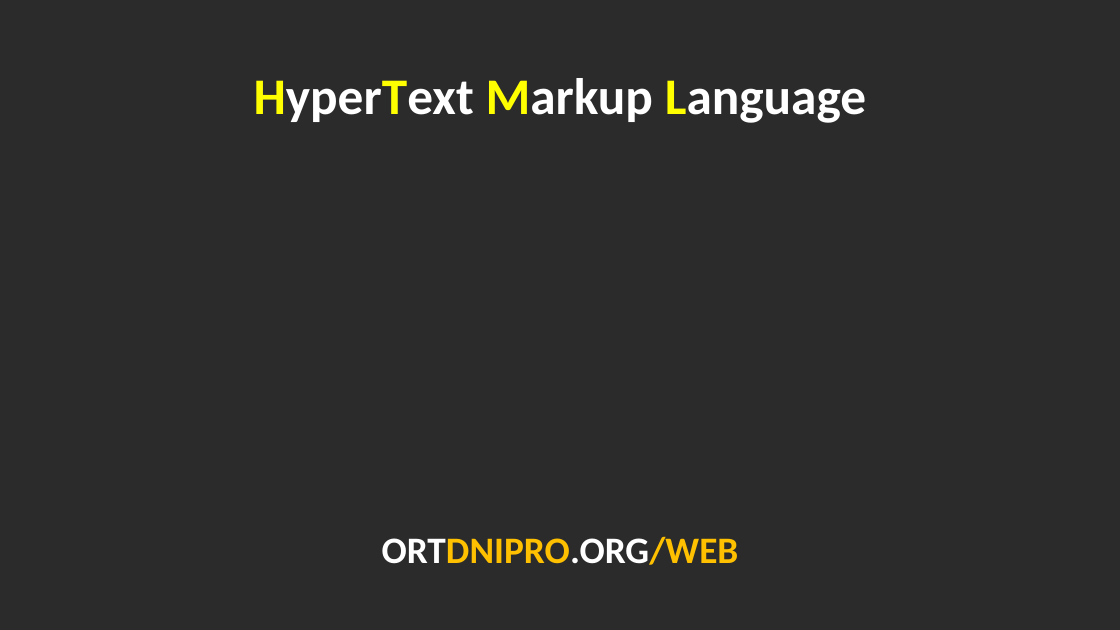
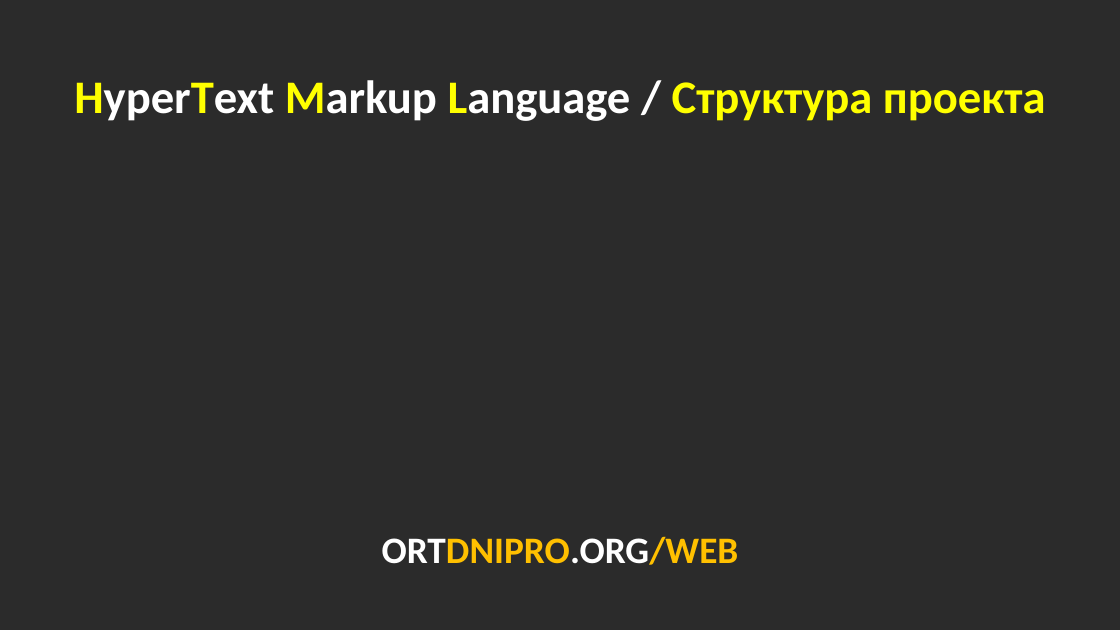
Before and after one commit to web43-ortdnipro/lesson02, a slide deck: slide 1 of lesson02.pptx. Drawn at 1120x630 pixels with LibreOffice and Linux fonts; fonts in the diff are those of the drawing; background and template pictures are left out; a plain dark background stands for a picture behind light text. Boxes give left, top, right and bottom in pixels: in the first picture for what was removed or moved away, otherwise in the second. Text is boxed around its words. In the diff, an @@ line names an element or a change of style, - is before the commit and + after.

```diff
--- a/lesson02.pptx
+++ b/lesson02.pptx
@@ text at [74, 80, 1046, 121]: text changed; size 44 to 40 pt; text colour #FFFFFF to #FFFF00 @@
-HyperText Markup Language
+HyperText Markup Language / Структура проекта
```
Also in this commit, not shown: 1 other slide changed, 1 other file.
